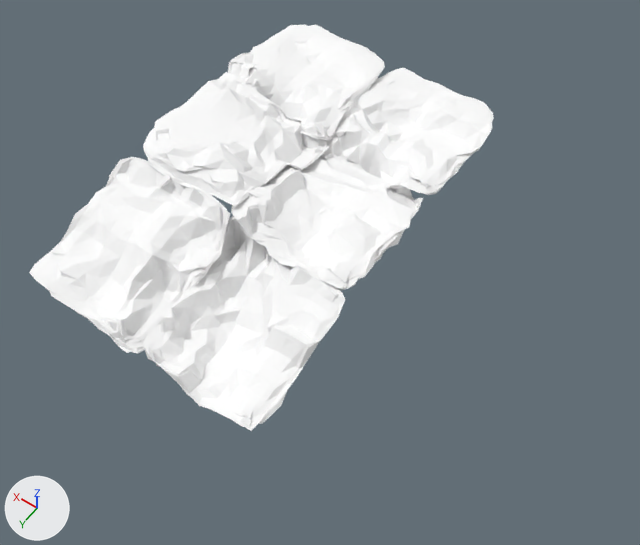
Renders of the COLLADA model sim/unreal_meshes/plane.dae from each side of a commit.
One viewpoint serves both versions: a 50 mm camera at (-255.0, 271.0, 343.0) aimed at (-79.0, 24.0, -45.0). The axes (+X, +Y, +Z) are drawn at lower left. The lights are the same throughout. Where no turn or scale is listed for an object, it has been applied to the vertices. Vertices at the same position are counted once.
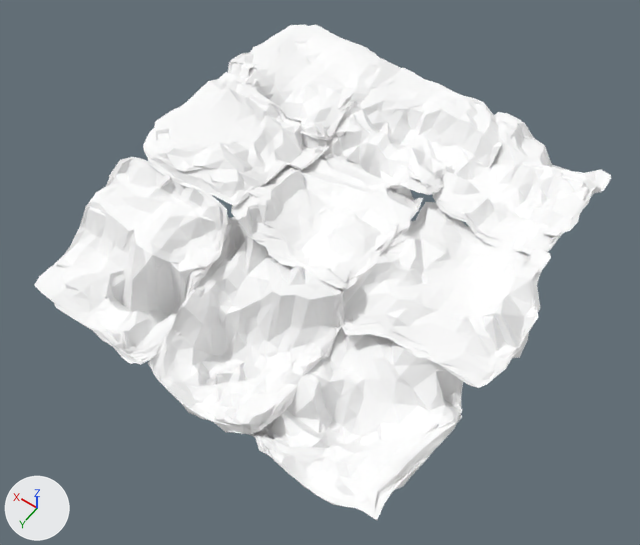
Commit message: added plane

Patch to the scene script:
```diff
--- a/sim/unreal_meshes/plane.dae.py
+++ b/sim/unreal_meshes/plane.dae.py
@@ me_cube_015 @@
-me_cube_015.from_pydata(...)  # 728 vertices, 1452 faces; spans x -40.4..41.1, y -50.5..42.8, z -44.7..-6.8
+me_cube_015.from_pydata(...)  # 728 vertices, 1452 faces; spans x -40.4..41.1, y -50.5..41.9, z -72.4..-6.8
+# me_cube_015 part 1: 76 vertices moved from x -39.4..39.0, y -48.2..38.1, z -37.7..-9.0 to x -39.4..38.9, y -48.0..36.6, z -53.4..-9.8; 466 vertices removed from x -40.4..41.0, y -49.9..42.8, z -44.7..-9.0; 466 vertices added at x -40.4..39.0, y -49.8..41.9, z -72.4..-9.7
 me_cube_015.materials.append(mat_material_ffffff_001_002_006)
@@ me_cube_012 @@
-me_cube_012.from_pydata(...)  # 728 vertices, 1452 faces; spans x -41.5..39.7, y -42.1..43.4, z -37.3..-3.0
+me_cube_012.from_pydata(...)  # 728 vertices, 1452 faces; spans x -49.5..39.7, y -42.1..43.4, z -37.3..-3.0
+# me_cube_012 part 2: 30 of the vertices in x -40.6..-14.3, y -12.2..11.7, z -19.4..-14.6 are moved by (-8.0, 0.0, -12.2)
+# me_cube_012 part 3: 38 of the vertices in x -41.5..-25.2, y -39.3..-18.8, z -11.5..-8.0 are moved by (-8.0, 0.0, -6.6)
+# me_cube_012 part 4: 83 of the vertices in x -38.5..9.0, y -19.3..19.6, z -23.2..-12.0 are moved by (0.0, 0.0, -5.6)
 me_cube_012.materials.append(mat_material_ffffff_001_002_003)
@@ me_cube_005 @@
-me_cube_005.from_pydata(...)  # 761 vertices, 1518 faces; spans x -41.5..39.3, y -42.8..44.0, z -40.7..2.3
-me_cube_005.vertices[24].co = (-37.0, -38.3, -2.8)  # pixel (230, 213)
+me_cube_005.from_pydata(...)  # 761 vertices, 1518 faces; spans x -41.5..39.3, y -42.8..44.0, z -59.2..2.3
+# me_cube_005 part 5: 20 of the vertices in x -38.0..3.7, y -3.9..17.2, z -38.0..-26.6 are moved by (0.0, 0.0, -21.2)
+# me_cube_005 part 6: 45 of the vertices in x -8.0..38.3, y -1.4..16.5, z -26.1..-14.4 are moved by (0.0, 0.0, -10.7)
+# me_cube_005 part 7: 288 of the vertices in x -38.7..39.3, y -4.4..44.0, z -40.7..-23.0 are moved by (0.0, 0.0, -10.5)
+# me_cube_005 part 8
+me_cube_005.vertices[24].co = (-37.0, -38.3, -13.2)  # pixel (232, 226)
 me_cube_005.materials.append(mat_material_ffffff_001_002_002)
@@ me_cube_001 @@
-me_cube_001.from_pydata(...)  # 728 vertices, 1452 faces; spans x -38.7..38.8, y -40.9..43.4, z -20.6..0.8
+me_cube_001.from_pydata(...)  # 728 vertices, 1452 faces; spans x -49.5..38.8, y -40.9..43.4, z -20.6..0.8
+# me_cube_001 part 9: 27 of the vertices in x -38.6..-31.6, y -33.3..2.3, z -10.0..-4.2 are moved by (-10.9, -7.2, -5.5)
 me_cube_001.materials.append(mat_material_ffffff_001_002)
@@ ob_cube_006 @@
+ob_cube_006 = bpy.data.objects.new('Cube_006', me_cube_016)  # 728 vertices, 1452 faces; spans x -49.3..42.4, y -43.4..51.8, z -36.3..-11.7; in mat_material_ffffff_001_002_007 (white #ffffff)
+ob_cube_006.location = (-146.8, 4.9, 0.0)
@@ ob_cube_007 @@
+ob_cube_007 = bpy.data.objects.new('Cube_007', me_cube_017)  # 728 vertices, 1452 faces; spans x -39.7..41.5, y -43.4..42.1, z -37.3..-3.0; in mat_material_ffffff_001_002_008 (white #ffffff)
+ob_cube_007.location = (-145.9, -73.1, -1.2)
@@ ob_cube_008 @@
+ob_cube_008 = bpy.data.objects.new('Cube_008', me_cube_018)  # 728 vertices, 1452 faces; spans x -41.4..49.8, y -50.5..41.8, z -70.2..-24.4; in mat_material_ffffff_001_002_009 (white #ffffff)
+ob_cube_008.location = (-146.4, 84.2, -2.8)
```

Changed parts and their boxes [x1, y1, x2, y2] in the pictures (640 x 545 px; the box of a moved part takes in the faces that stretch with it):
'Cube_005', reshaped
    before: [143, 216, 345, 431]
    after: [148, 217, 344, 434]
'Cube_008', added
    after: [249, 290, 463, 520]
'Cube_002', reshaped (6% taller)
    before: [29, 157, 231, 353]
    after: [34, 157, 232, 365]
'Cube_006', added
    after: [335, 202, 551, 388]
'Cube_003', reshaped
    before: [322, 68, 494, 195]
    after: [322, 68, 502, 195]
'Cube_007', added
    after: [433, 112, 611, 255]
'Cube_001', reshaped (11% wider)
    before: [228, 25, 385, 141]
    after: [228, 25, 402, 141]
part 2 of me_cube_012, moved or reshaped
    before: [423, 128, 490, 178]
    after: [425, 136, 500, 180]
part 3 of me_cube_012, moved or reshaped
    before: [463, 101, 494, 139]
    after: [463, 101, 502, 155]
part 4 of me_cube_012, moved or reshaped
    before: [388, 105, 471, 183]
    after: [388, 105, 483, 183]
part 5 of me_cube_005, moved or reshaped
    before: [96, 255, 200, 313]
    after: [105, 255, 201, 324]
part 6 of me_cube_005, moved or reshaped
    before: [60, 202, 146, 279]
    after: [65, 202, 146, 298]
part 7 of me_cube_005, moved or reshaped
    before: [29, 242, 200, 353]
    after: [34, 254, 196, 365]
part 8 of me_cube_005, moved or reshaped
    before: [220, 207, 231, 225]
    after: [225, 212, 232, 236]
part 9 of me_cube_001, moved or reshaped
    before: [350, 58, 385, 101]
    after: [350, 58, 402, 104]
